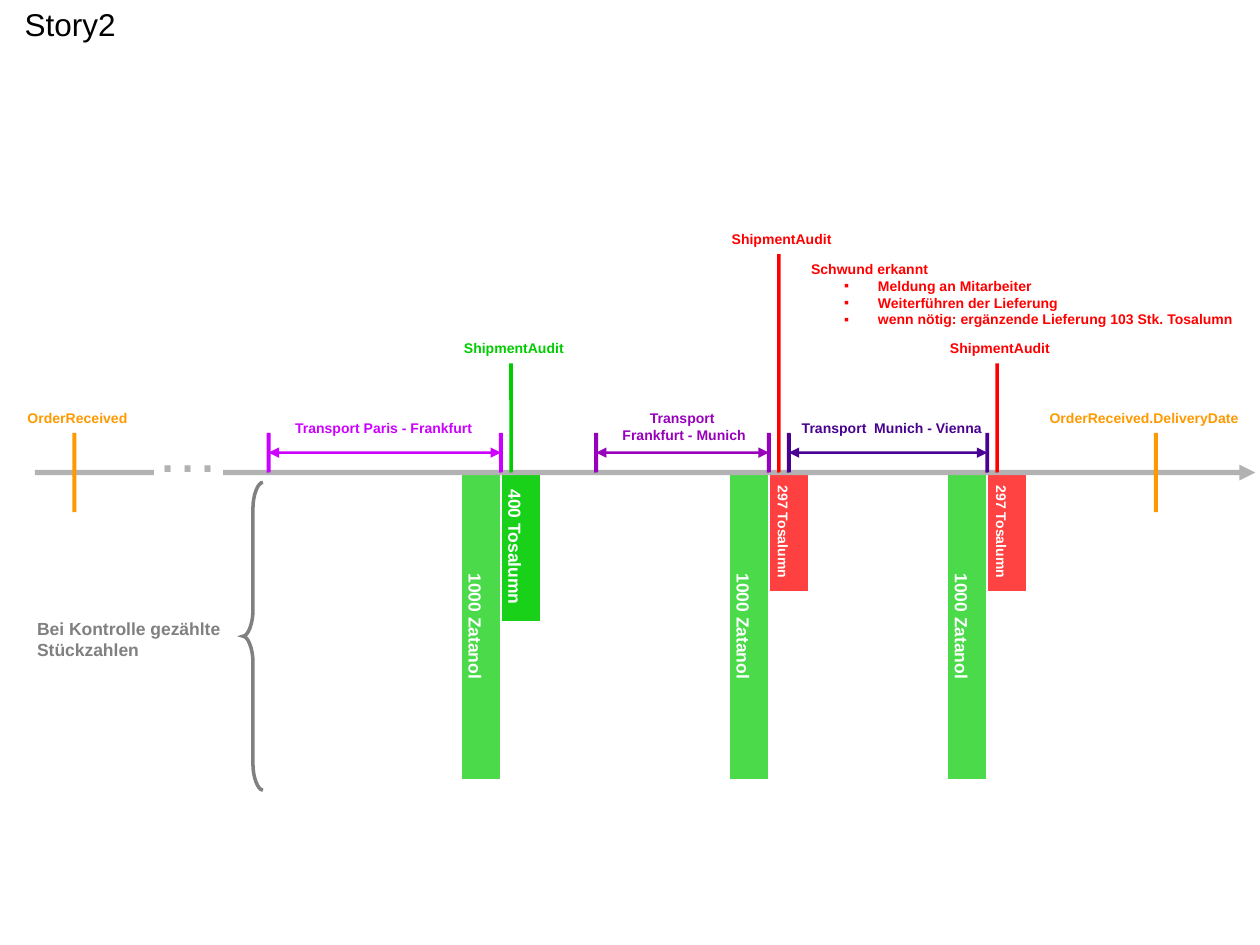
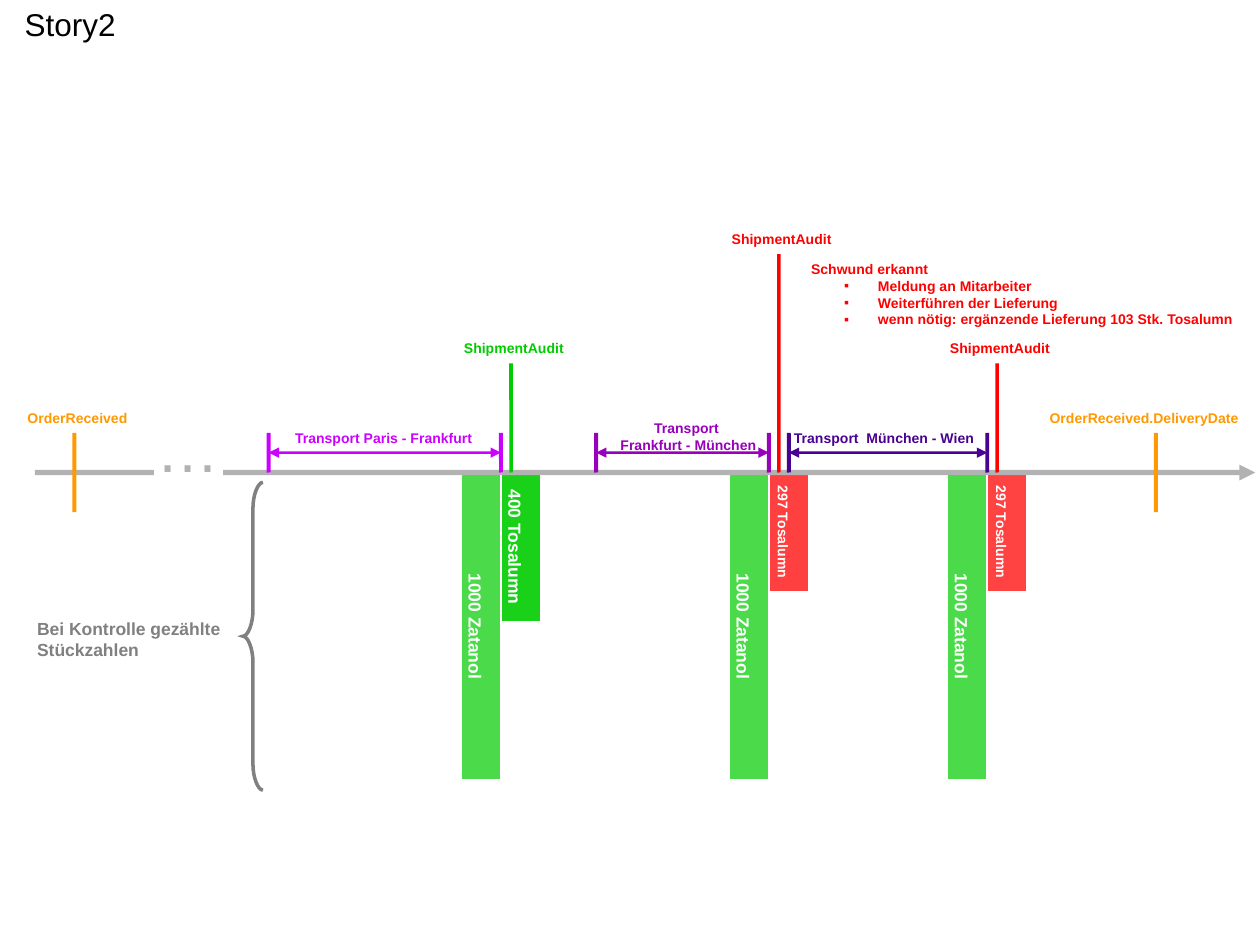
Before and after one commit to BackupTheBerlios/springbreak, a slide deck: slide 2 of sena/SimulatorStuff/was_passiert_in_den_stories.ppt. Drawn at 1260x945 pixels with LibreOffice and Linux fonts; fonts in the diff are those of the drawing. Boxes give left, top, right and bottom in pixels: in the first picture for what was removed or moved away, otherwise in the second. Text is boxed around its words. In the diff, an @@ line names an element or a change of style, - is before the commit and + after.

```diff
--- a/sena/SimulatorStuff/was_passiert_in_den_stories.ppt
+++ b/sena/SimulatorStuff/was_passiert_in_den_stories.ppt
@@ text "Transport": place and size @@
-text "Transport" at box(622, 413, 746, 440)
+text "Transport" at box(620, 423, 757, 454)
@@ text "Transport Paris - Frankfurt": place and size @@
-text "Transport Paris - Frankfurt" at box(295, 423, 472, 436)
+text "Transport Paris - Frankfurt" at box(295, 433, 472, 446)
@@ text at box(620, 439, 757, 454): text changed @@
-Frankfurt - Munich
+Frankfurt - München
@@ text at box(794, 433, 973, 446): text changed @@
-Transport Munich - Vienna
+Transport München - Wien
```
Also in this commit, not shown: 1 other slide changed, 3 other files.
